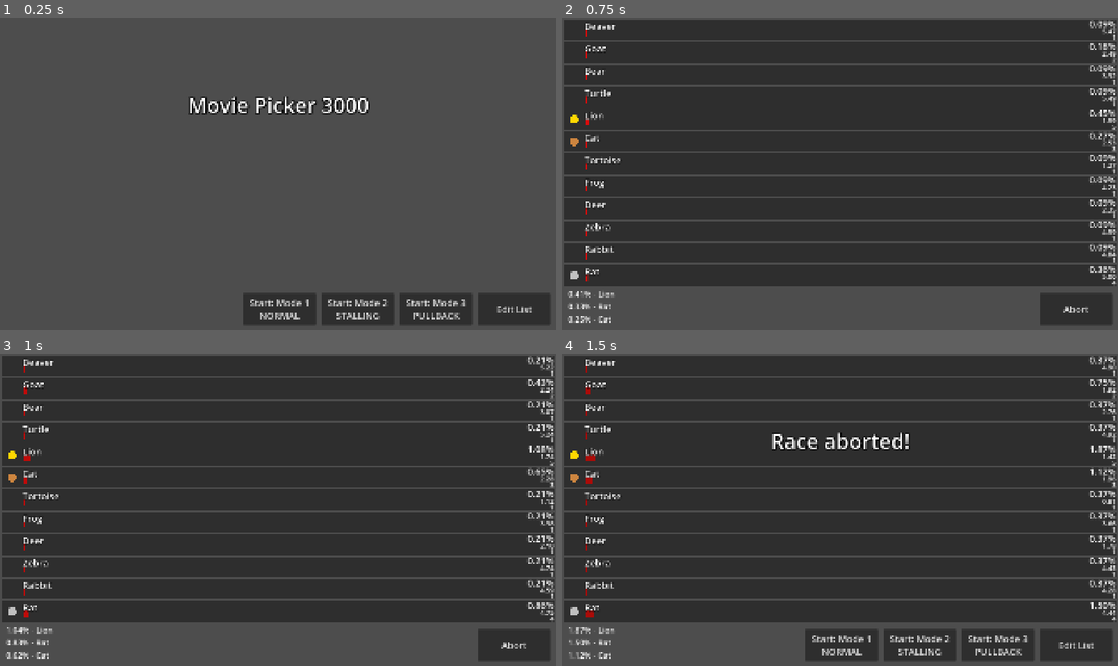
Above: before the commit, frames 1-4 (two rows, left to right).
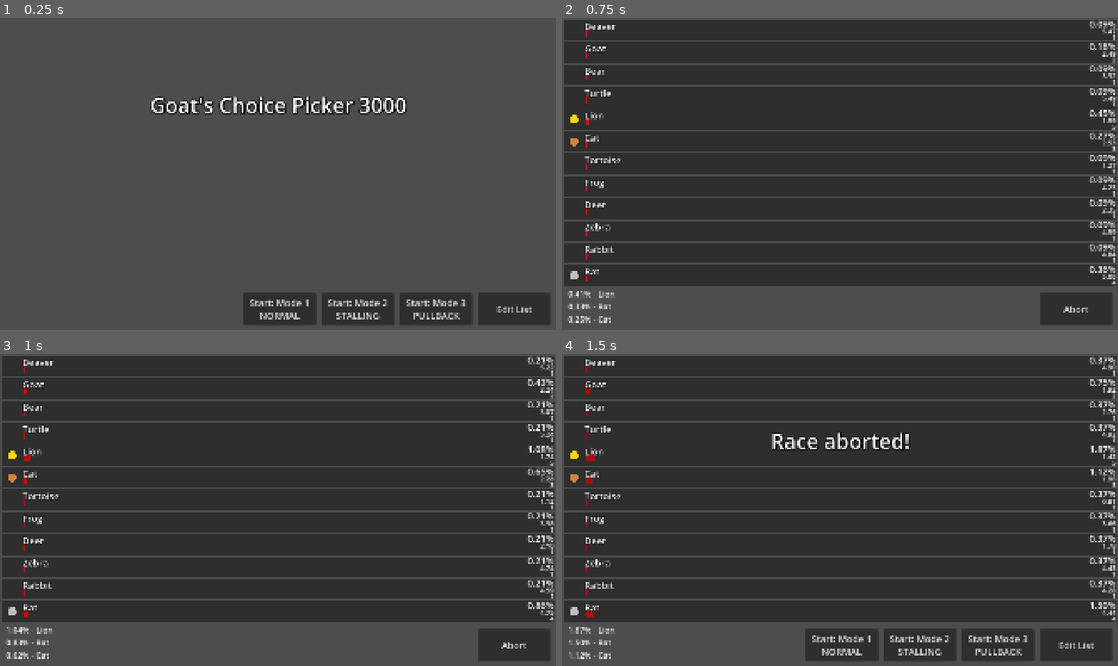
Above: after the commit, the same moments.

Repository: TheGoldenWombat/GoatPicker
Game: Godot game, scene res://main.tscn
The game is run twice, just before and just after one commit, with the same random seed, the same clock (stepped at 60 frames per second) and the same inputs.
Inputs:
- Up to frame 1 (0.25 s): no input
- Up to frame 2 (0.75 s): click "Start: Mode 1 NORMAL" at 0.5 s
- Up to frame 3 (1 s): no input
- Up to frame 4 (1.5 s): click "Abort" at 1.25 s

The runs differ from the first frame. In frame 1, 1.8% of the frame differs, in the area x 27-74%, y 25-31%; in frame 2, nothing differs; in frame 3, nothing differs; in frame 4, nothing differs.

Commit message:
Changed title

Diff:
--- a/hud.gd
+++ b/hud.gd
@@ -21,7 +21,7 @@
 @export var edit_list_button: Button
 @export var list_editor: ListEditor
 
-const TITLE_MESSAGE: String = "Movie Picker 3000"
+const TITLE_MESSAGE: String = "Goat's Choice Picker 3000"
 
 
 ################################################################################
